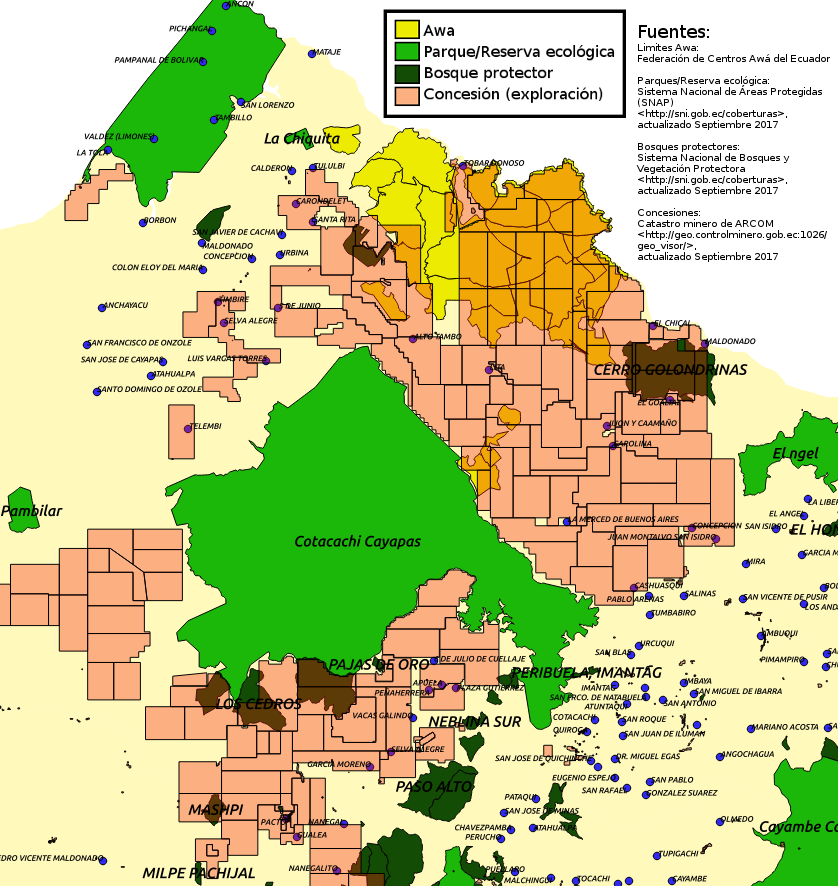
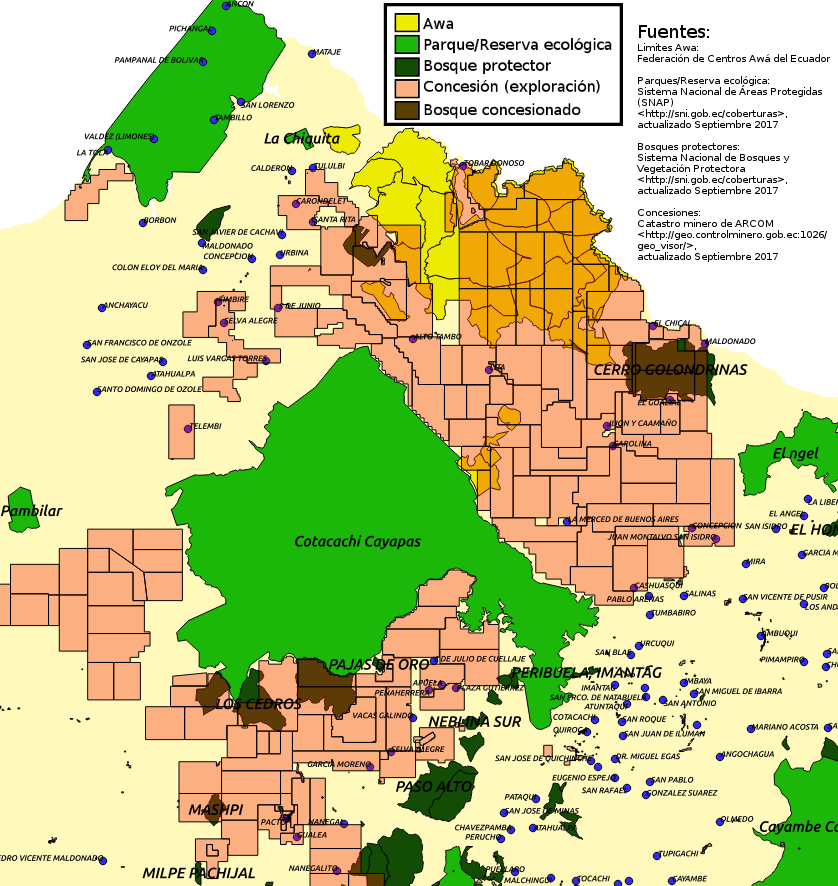
Before/after of a (838, 886) layered artwork. What changed in the layer stack:
renamed "legend" to "legend_scaled", moved it above "legend_original", painted on it over box(383, 3, 626, 126)
